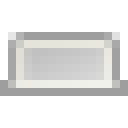
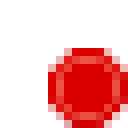
Layers edited between the first and the second w=128, h=128 image:
added layer "stop" above "disk" over [48, 48, 128, 128]
hid "tab.png" over [0, 32, 128, 96]
